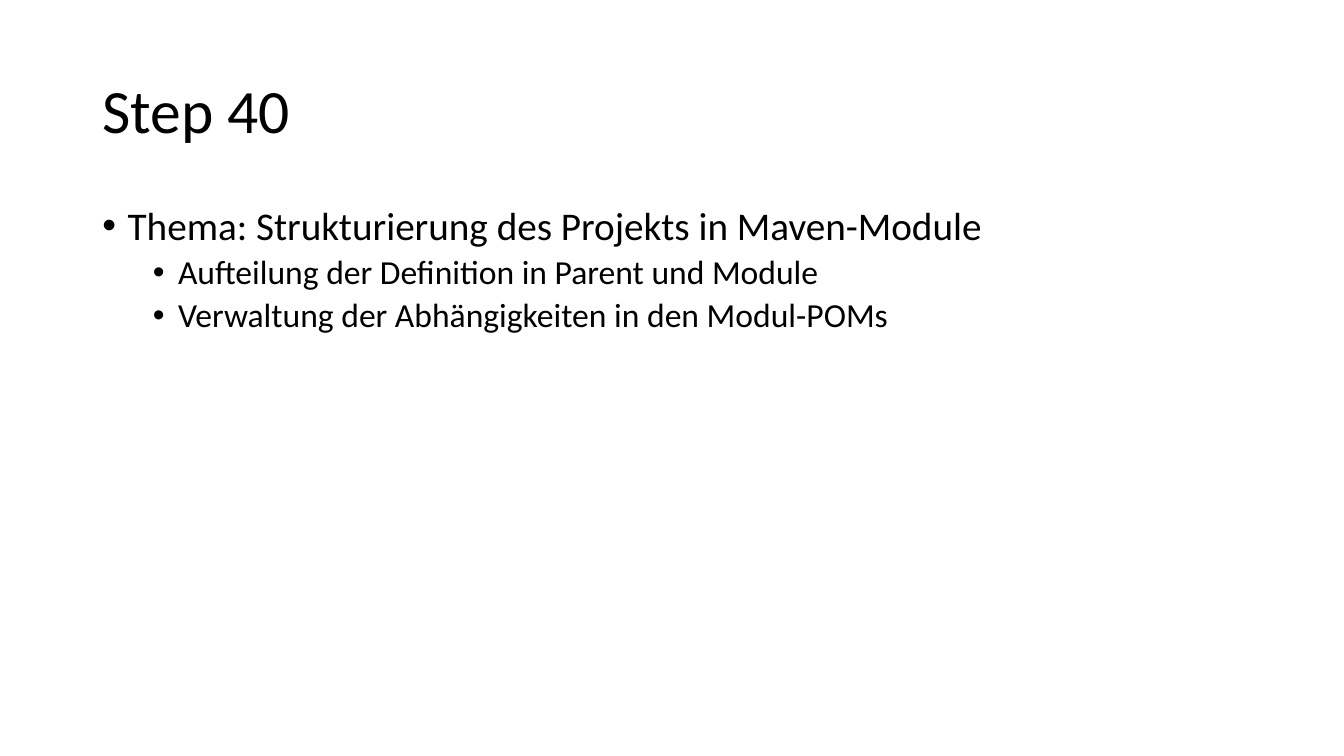
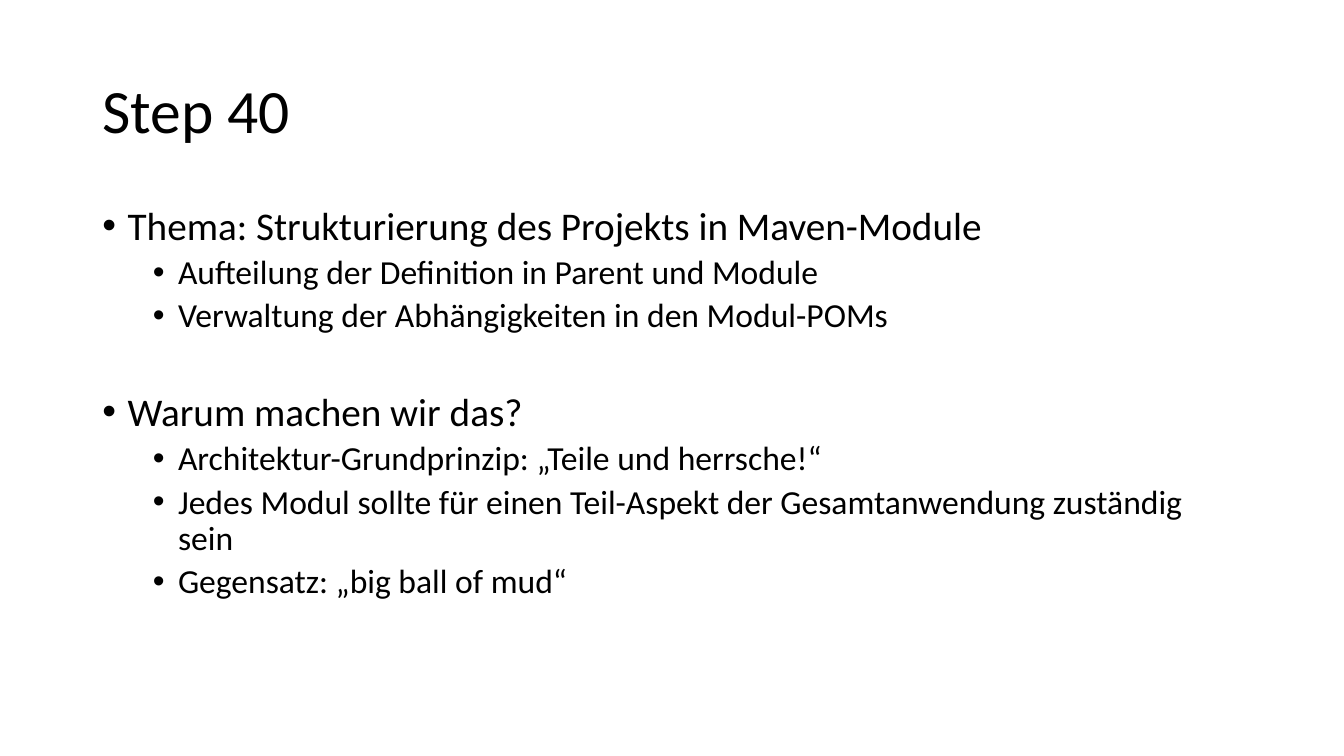
Before and after one commit to igeldo/PR4-SoSe23, a slide deck: slide 20 of Java-Starter.pptx. Drawn at 1344x756 pixels with LibreOffice and Linux fonts; fonts in the diff are those of the drawing. Boxes give left, top, right and bottom in pixels: in the first picture for what was removed or moved away, otherwise in the second. Text is boxed around its words. In the diff, an @@ line names an element or a change of style, - is before the commit and + after.

Commit message:
update documentation (up to step 0055)

```diff
--- a/Java-Starter.pptx
+++ b/Java-Starter.pptx
@@ text at <box>128,398,1182,599</box>: paragraphs added @@
+• Warum machen wir das?
+  • Architektur-Grundprinzip: „Teile und herrsche!“
+  • Jedes Modul sollte für einen Teil-Aspekt der Gesamtanwendung zuständig sein
+  • Gegensatz: „big ball of mud“
```
Also in this commit, not shown: 4 other slides changed, 8 slides added, 1 slide removed.
